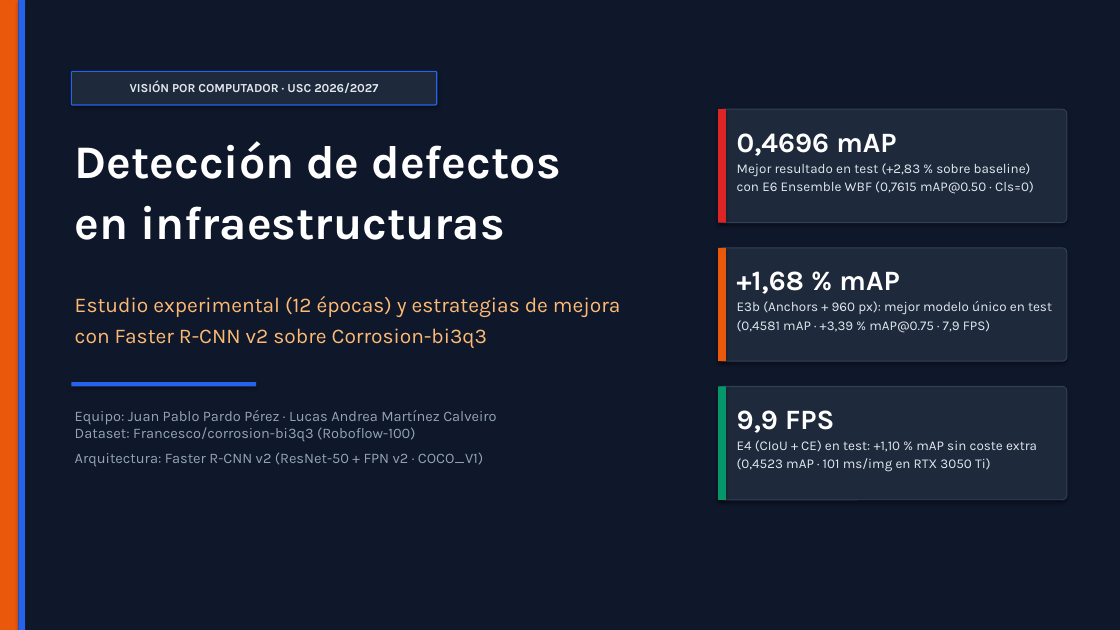
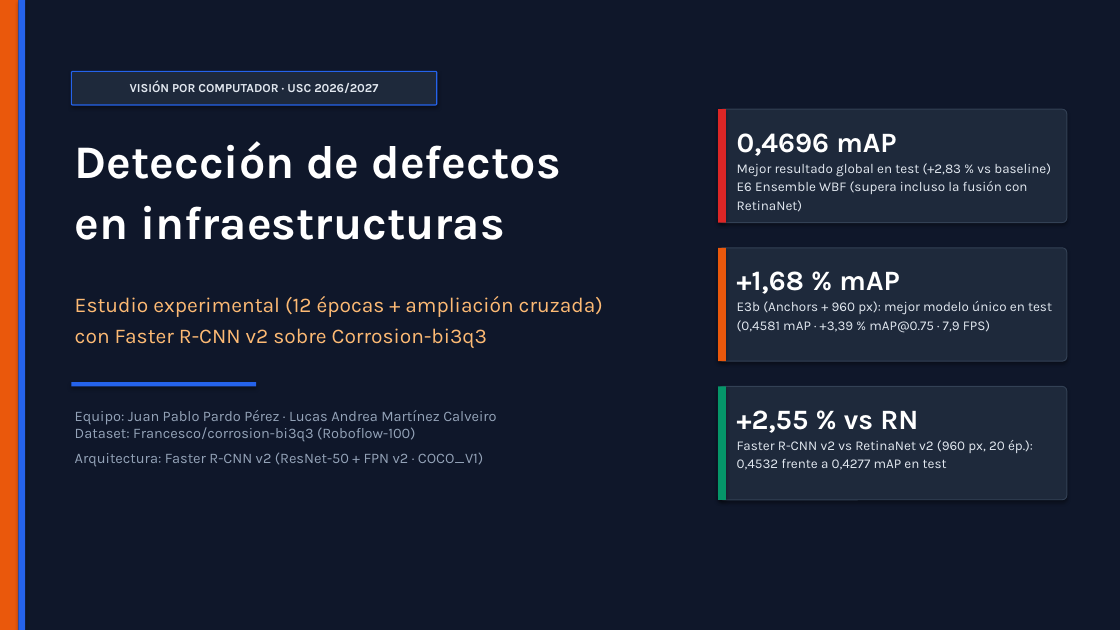
Before and after one commit to lucasmtnz23/deteccion-corrosion, a slide deck: slide 1 of Presentacion_Faster_RCNN_Corrosion.pptx. Drawn at 1120x630 pixels with LibreOffice and Linux fonts; fonts in the diff are those of the drawing. Boxes give left, top, right and bottom in pixels: in the first picture for what was removed or moved away, otherwise in the second. Text is boxed around its words. In the diff, an @@ line names an element or a change of style, - is before the commit and + after.

Commit message:
feat: incorporar JSON e historiales de Faster R-CNN, reejecutar notebook y actualizar presentacion

```diff
--- a/Presentacion_Faster_RCNN_Corrosion.pptx
+++ b/Presentacion_Faster_RCNN_Corrosion.pptx
@@ text at (737, 163, 1051, 212): text changed @@
-Mejor resultado en test (+2,83 % sobre baseline)
-con E6 Ensemble WBF (0,7615 mAP@0.50 · Cls=0)
+Mejor resultado global en test (+2,83 % vs baseline)
+E6 Ensemble WBF (supera incluso la fusión con RetinaNet)
@@ text at (75, 296, 603, 348): text changed @@
-Estudio experimental (12 épocas) y estrategias de mejora
-con Faster R-CNN v2 sobre Corrosion-bi3q3
+Estudio experimental (12 épocas + ampliación cruzada)
+con Faster R-CNN v2 sobre Corrosion-bi3q3
@@ text at (737, 410, 918, 433): text changed @@
-9,9 FPS
++2,55 % vs RN
@@ text at (737, 440, 1033, 470): text changed @@
-E4 (CIoU + CE) en test: +1,10 % mAP sin coste extra
-(0,4523 mAP · 101 ms/img en RTX 3050 Ti)
+Faster R-CNN v2 vs RetinaNet v2 (960 px, 20 ép.):
+0,4532 frente a 0,4277 mAP en test
```
Also in this commit, not shown: 12 other slides changed, 1 slide added, 42 other files.
